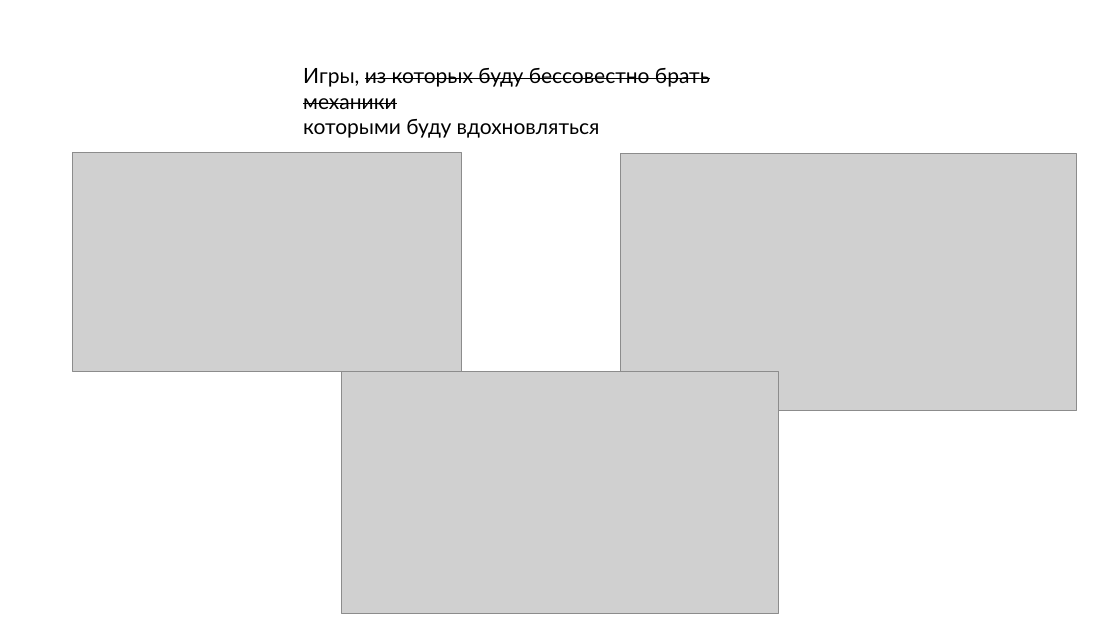
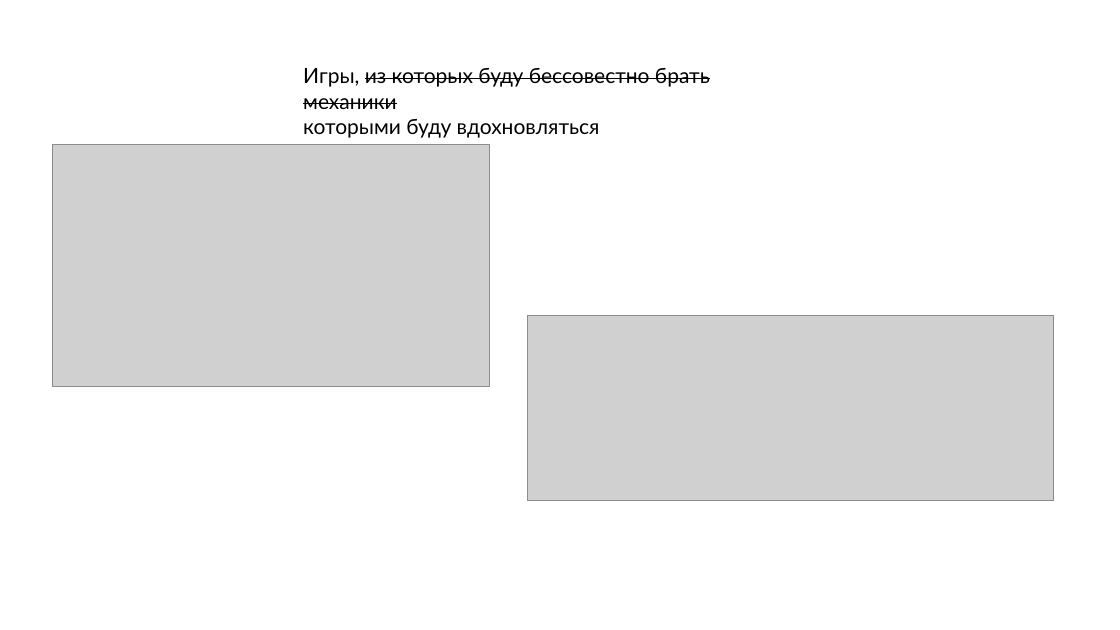
Before and after one commit to zyuzyakin/CSharpBattlerGame, a slide deck: slide 4 of идея игры.pptx. Drawn at 1120x630 pixels with LibreOffice and Linux fonts; fonts in the diff are those of the drawing; grey boxes stand for pictures. Boxes give left, top, right and bottom in pixels: in the first picture for what was removed or moved away, otherwise in the second. Text is boxed around its words. In the diff, an @@ line names an element or a change of style, - is before the commit and + after.

```diff
--- a/идея игры.pptx
+++ b/идея игры.pptx
@@ picture: place and size @@
-picture at bbox=[342, 371, 779, 613]
+picture at bbox=[53, 145, 490, 386]
@@ picture removed at bbox=[73, 152, 462, 371] @@
@@ picture removed at bbox=[621, 154, 1077, 410] @@
@@ picture added at bbox=[528, 315, 1054, 501] @@
```
Also in this commit, not shown: 2 other slides changed.
